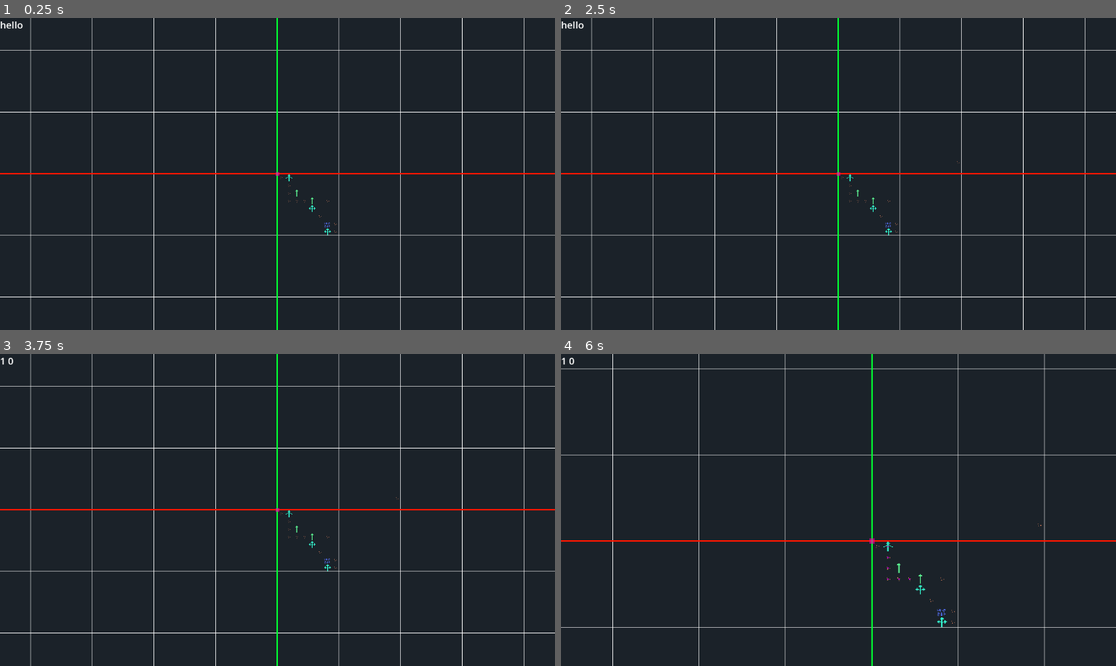
Above: before the commit, frames 1-4 (two rows, left to right).
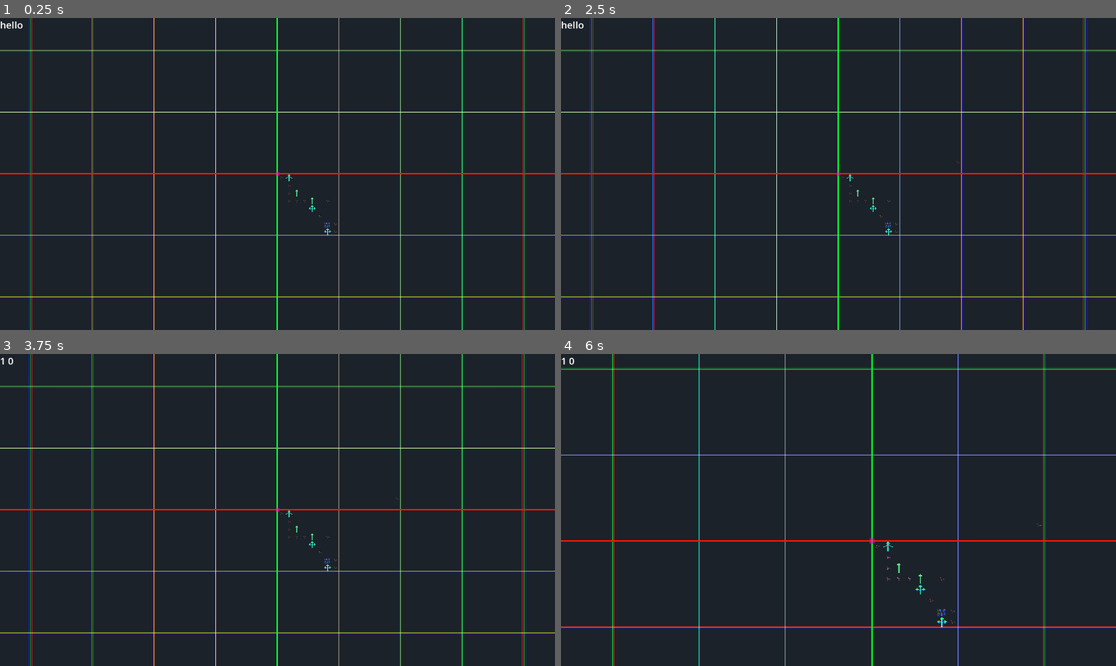
Above: after the commit, the same moments.

Repository: solirides/mechcraft2
Game: Godot game, scene res://scenes/game.tscn
Same seed, same stepped clock (60 frames per second), same inputs: the game is played once before the commit and once after it.
Inputs (mouse positions are in pixels of both pictures, inside the frame that each line leads up to):
- Up to frame 1 (0.25 s): no input
- Up to frame 2 (2.5 s): tap Enter at 0.5, 2 s; move the mouse to (960, 158) at 0.52 s; press the mouse at (960, 158) at 0.53 s; tap Space at 1.25 s; move the mouse to (727, 189) at 1.27 s; release the mouse at (727, 189) at 1.28 s; tap V (ping) at 1.35 s; move the mouse to (894, 105) at 2.02 s; hold Right mouse button (right_click) from 2.03 s (still down)
- Up to frame 3 (3.75 s): tap Space at 2.75 s; move the mouse to (249, 572) at 2.77 s; release Right mouse button (right_click) at 2.78 s; tap A (rotate_ccw) at 2.85 s; tap Enter at 3.5 s; move the mouse to (444, 556) at 3.52 s; hold D (rotate_cw) from 3.53 s (still down)
- Up to frame 4 (6 s): tap R (reload) at 4.15 s; tap Space at 4.25 s; move the mouse to (672, 463) at 4.27 s; release D (rotate_cw) at 4.28 s; tap E (select_next) at 4.35 s; move the mouse to (866, 510) at 5.02 s; hold Q (select_previous) 5.03-5.78 s; move the mouse to (755, 432) at 5.77 s; tap Shift (zoom_in) at 5.85 s

The runs differ from the first frame. In frame 1, 5.7% of the frame differs, in the area x 0-100%, y 0-100%; in frame 2, 5.7%; in frame 3, 5.8%; in frame 4, 3.9%.

Commit message:
the thing works without crashing
also i added chromatic aberration

Diff:
--- /dev/null
+++ b/assets/shaders/test.gdshader
@@ -0,0 +1,32 @@
+shader_type canvas_item;
+
+
+uniform sampler2D SCREEN_TEXTURE : hint_screen_texture, filter_linear_mipmap;
+uniform float exponent = 1.0;
+uniform float strength = 0.02;
+uniform float variation = 0.02;
+uniform float frequency = 2.0;
+
+void fragment() {
+	vec2 uv_offset = vec2(SCREEN_UV.x - 0.5, SCREEN_UV.y - 0.5) * vec2(2, 2);
+//	vec2 offset_map = sign(uv_offset) * pow(vec2(uv_offset.x, uv_offset.y), vec2(3,3));
+	vec2 offset_map = sign(uv_offset) * abs(vec2(pow(uv_offset.x, 2), pow(uv_offset.y, 2)));
+//	broken math fdgoiuhbsuigfdahiugdoahbjgdf
+//	vec2 offset_map = vec2(sign(uv_offset.x) * abs(pow(uv_offset.x, exponent)), sign(uv_offset.y) * abs(pow(uv_offset.y, exponent)));
+//	vec2 offset_map = uv_offset;
+	vec4 color = texture(SCREEN_TEXTURE, SCREEN_UV);
+//	float offset = strength * texture(offset_image, SCREEN_UV).r / 100.0;
+//	float offset = (sin(TIME * frequency) * variation + strength) * offset_map/ 100.0;
+	vec2 offset = offset_map * (vec2(strength, strength) + sin(TIME * frequency) * variation);
+//	vec2 offset = offset_map * vec2(strength, strength);
+
+	color.r = texture(SCREEN_TEXTURE, SCREEN_UV + offset).r;
+	color.g = texture(SCREEN_TEXTURE, SCREEN_UV).g;
+	color.b = texture(SCREEN_TEXTURE, SCREEN_UV - offset).b;
+
+//	color.r = texture(SCREEN_TEXTURE, SCREEN_UV).r;
+//	color.g = texture(SCREEN_TEXTURE, SCREEN_UV).g;
+//	color.b = texture(SCREEN_TEXTURE, SCREEN_UV).b;
+
+	COLOR = color;
+}
--- a/project.godot
+++ b/project.godot
@@ -93,3 +93,10 @@
 
 textures/canvas_textures/default_texture_filter=0
 environment/defaults/default_clear_color=Color(0.117647, 0.141176, 0.164706, 1)
+
+[shader_globals]
+
+frame={
+"type": "sampler2D",
+"value": ""
+}
--- a/scenes/game.tscn
+++ b/scenes/game.tscn
@@ -10,6 +10,7 @@
 [ext_resource type="Texture2D" uid="uid://c5vn60414xt4t" path="res://assets/tiles/4-miner.png" id="5_eqt5e"]
 [ext_resource type="Texture2D" uid="uid://eg1scyadfujp" path="res://assets/tiles/5-storage.png" id="6_y2sc0"]
 [ext_resource type="Script" path="res://scripts/gui.gd" id="10_ocoff"]
+[ext_resource type="Shader" path="res://assets/shaders/test.gdshader" id="10_shcmx"]
 [ext_resource type="Script" path="res://scripts/background.gd" id="10_y4vju"]
 
 [sub_resource type="TileSetAtlasSource" id="TileSetAtlasSource_tbejw"]
@@ -42,6 +43,13 @@
 sources/3 = SubResource("TileSetAtlasSource_vmbpx")
 sources/2 = SubResource("TileSetAtlasSource_y1uis")
 
+[sub_resource type="ShaderMaterial" id="ShaderMaterial_tfcjj"]
+shader = ExtResource("10_shcmx")
+shader_parameter/exponent = 1.0
+shader_parameter/strength = 0.003
+shader_parameter/variation = 0.001
+shader_parameter/frequency = 0.4
+
 [sub_resource type="SystemFont" id="SystemFont_rtmsu"]
 generate_mipmaps = true
 
@@ -73,6 +81,17 @@
 
 [node name="Background" type="Node2D" parent="Camera2D/CanvasLayer"]
 script = ExtResource("10_y4vju")
+
+[node name="Shaders" type="CanvasLayer" parent="Camera2D"]
+
+[node name="ColorRect" type="ColorRect" parent="Camera2D/Shaders"]
+material = SubResource("ShaderMaterial_tfcjj")
+anchors_preset = 15
+anchor_right = 1.0
+anchor_bottom = 1.0
+grow_horizontal = 2
+grow_vertical = 2
+color = Color(1, 0.156863, 0.568627, 1)
 
 [node name="GUI" type="CanvasLayer" parent="Camera2D" node_paths=PackedStringArray("selection_label")]
 layer = 10
--- a/scripts/background.gd
+++ b/scripts/background.gd
@@ -32,13 +32,13 @@
 
 #	draw_circle(Vector2(offset,10), 10, Color(1,0.5,1,1))
 
-	for i in range(get_viewport().size.x / space + 1):
+	for i in range(get_viewport().size.x / space + 2):
 		draw_line(Vector2(space * i + offset, 0), \
 			Vector2(space * i + offset, get_viewport().size.y), Color(1,1,1,1))
 
 	offset = fmod(origin.y, space)
 
-	for i in range(get_viewport().size.y / space + 1):
+	for i in range(get_viewport().size.y / space + 2):
 		draw_line(Vector2(0, space * i + offset), \
 			Vector2(get_viewport().size.x, space * i + offset), Color(1,1,1,1))
 
--- a/scripts/tilemap.gd
+++ b/scripts/tilemap.gd
@@ -43,7 +43,7 @@
 	for i in bounds.size.x:
 		var a = []
 		a.resize(bounds.size.y)
-		a.fill(0)
+		a.fill(false)
 		used_tiles.append(a)
 
 
@@ -76,6 +76,9 @@
 		clear_markers()
 		#detect miners and create conveyor lines
 		#var roots:Array = []
+		for i in len(used_tiles):
+			used_tiles[i].fill(false)
+
 		detect_world_tiles()
 		#move items
 		update_items()
@@ -103,7 +106,8 @@
 #				print(Vector3i(index % chunk_size, floor(index / chunk_size), c))
 #				print(gc)
 				debug_marker(gc, Color(1, 0, 1, 0.7))
-				lines.append_array(detect_connections(gc, 0, 0))
+				used_tiles[gc.x][gc.y] == true
+				lines.append_array(detect_connections(gc, 0, 0, true))
 #				for b in range(4):
 ##					var neighbor = self.get_cell_source_id(0, index + sides[b])
 #					var facing:Vector2i = gc + sides[b]
@@ -134,45 +138,64 @@
 		return tile
 	return null
 
-func detect_connections(gc:Vector2i, p:int, start_dir:int):
+func detect_connections(gc:Vector2i, p:int, start_dir:int, recurse:bool):
 	var tile = gc
 	var dir:int = start_dir
 	var loop = true
+
+	# temp vars to continue checking for lines after one path has been found
+	var n_tile = tile
+	var n_dir = dir
+	var split = false
+
+	var color = Color.from_hsv(randf(), randf_range(0.7, 1), randf_range(0.7, 1))
+	debug_marker(tile, color)
+
 	var priority:int = p
 	var priorities:Array[int] = []
 	var result:Array[Array] = []
 	var line:Array[Vector2i] = []
 	while loop:
 		loop = false
+		split = false
+		tile = n_tile
+		dir =  n_dir
 		for b in range(4):
 			var facing_gc:Vector2i = tile + sides[(b + dir + 2) % 4]
 			var facing_lc:Vector3i = global2local(facing_gc)
 			var facing:Vector2i = Vector2i(facing_lc.x,facing_lc.y)
 			var c = facing_lc.z
 			print(facing_lc)
-			if not bounds.has_point(facing):
+			if not bounds.has_point(facing) or used_tiles[facing.x][facing.y] == true:
 				# out of bounds
 				print("a")
 				continue
 			var facing_idx = local2index(facing)
 			var facing_rot = world_tiledata[c]["rotation"][facing_idx]
+
 			match int(world_tiles[c][facing_idx]):
 				1:
 					if facing_rot == int(b + dir) % 4:
-						if line.has(facing_gc):
-							break
+						debug_marker(facing_gc, color)
+						used_tiles[facing_gc.x][facing_gc.y] = true
+						# create new line
+						if split:
+							detect_connections(facing_gc, priority + 1, dir, true)
+							continue
 						# extend line
-						debug_marker(facing_gc, Color(1, 0, 1, 0.7))
-						tile = facing_gc
-						dir = world_tiledata[c]["rotation"][facing_idx]
+
+						n_tile = facing_gc
+						n_dir = facing_rot
 						loop = true
-						break
+						split = true
 				3:
-					if facing_rot == int(b + dir) % 4 or facing_rot == int(b + dir + 1) % 4:
-						# new line
-						priority += 1
-
-						break
+					if facing_rot == int(b + dir) % 4:
+						# start new line
+						used_tiles[facing_gc.x][facing_gc.y] = true
+						n_tile = facing_gc
+						n_dir = facing_rot
+						if recurse:
+							detect_connections(facing_gc, priority + 1, dir, true)
 
 			# no tile found
 	return result
@@ -219,7 +242,7 @@
 
 func debug_marker(global_coords:Vector2i, color:Color):
 	var a = Polygon2D.new()
-	a.polygon = [Vector2(1,1), Vector2(-1,1), Vector2(-1,-1), Vector2(1,-1)]
+	a.polygon = [Vector2(0.8,0.8), Vector2(-0.8,0.8), Vector2(-0.8,-0.8), Vector2(0.8,-0.8)]
 	a.color = color
 	a.position = Vector2(16 * global_coords.x + 8, \
 		16 * global_coords.y + 8)
Not shown: 11 places in generated_tileset.tres that only renumber resources
Not shown: 1 places in scenes/game.tscn that only renumber resources
